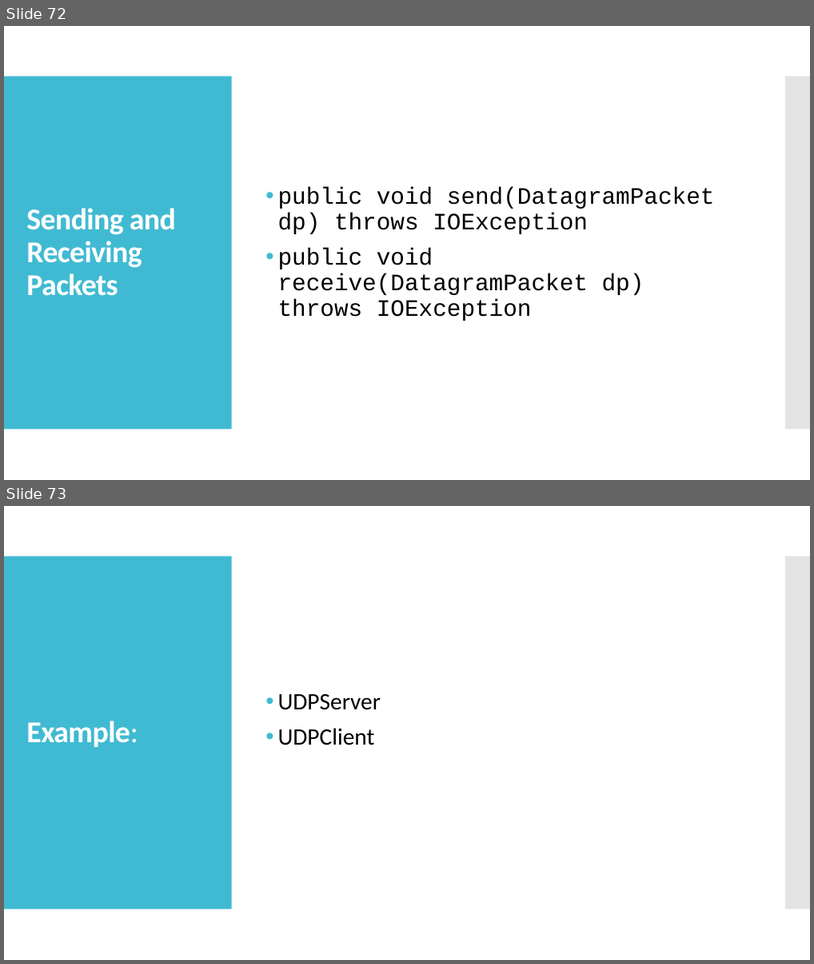
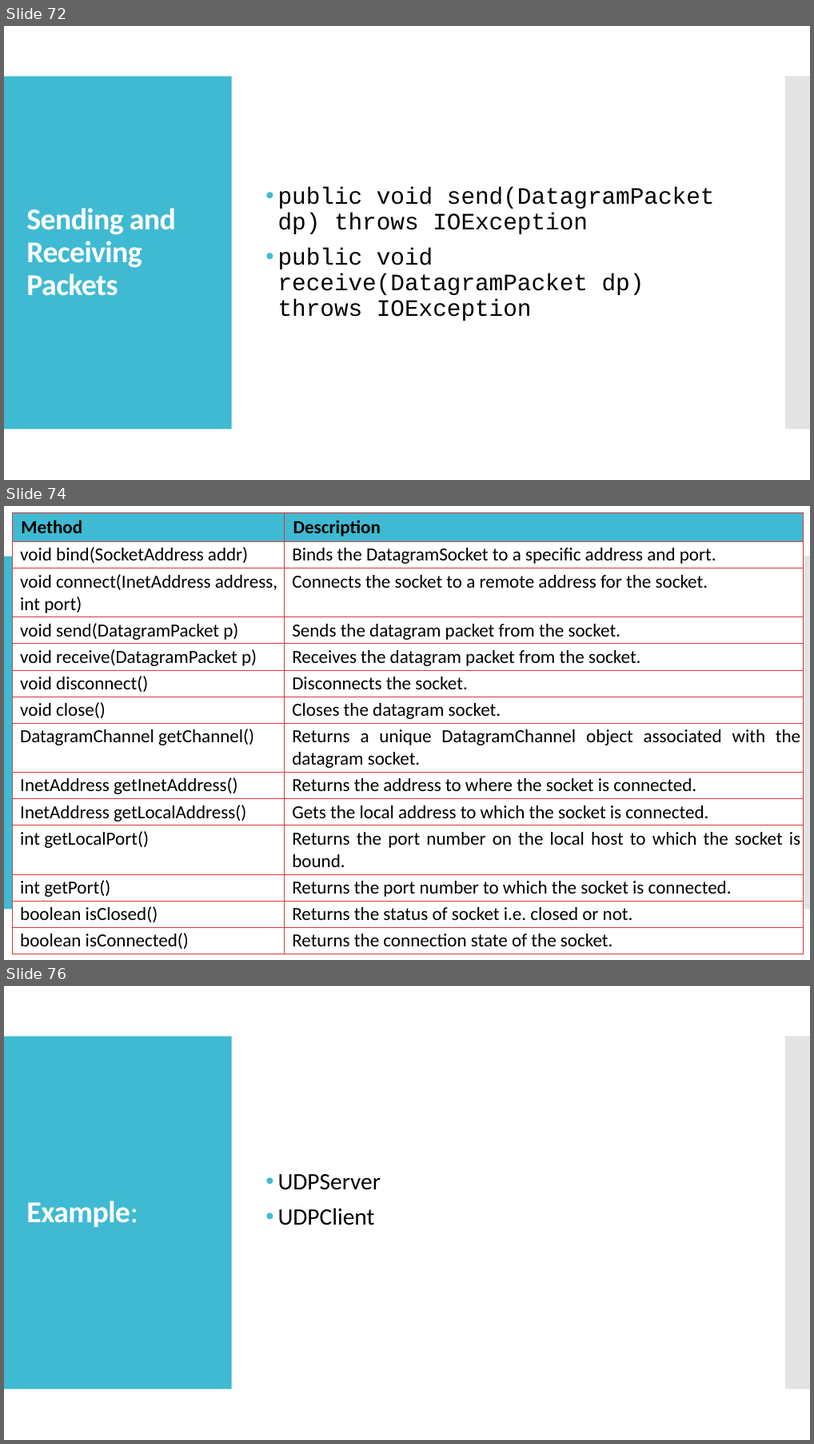
Before and after one commit to jrambasana/AJP2022-code, a slide deck: Slides/AJP - Unit 1 - Java Networking.pptx. Shown one above the other, each under a label of ours: slides 72 and 73 before the commit, slides 72, 74 and 76 after it; the slides between them are not shown. The pictures are 814x964 and 814x1444 pixels, drawn with LibreOffice and Linux fonts; fonts in the diff are those of the drawing. Boxes give left, top, right and bottom in pixels: in the first picture for what was removed or moved away, otherwise in the second. Text is boxed around its words. In the diff, an @@ line names an element or a change of style, - is before the commit and + after.

```diff
--- a/Slides/AJP - Unit 1 - Java Networking.pptx
+++ b/Slides/AJP - Unit 1 - Java Networking.pptx
@@ slide 74 added at box(4, 506, 810, 960), background #FFFFFF; not listed: 2 template elements that a slide beside it also shows @@
@@ table added at box(12, 513, 803, 952), 14 rows, 2 columns @@
+Method | Description
+void bind(SocketAddress addr) | Binds the DatagramSocket to a specific address and port.
+void connect(InetAddress address, int port) | Connects the socket to a remote address for the socket.
+void send(DatagramPacket p) | Sends the datagram packet from the socket.
+void receive(DatagramPacket p) | Receives the datagram packet from the socket.
+void disconnect() | Disconnects the socket.
+void close() | Closes the datagram socket.
+DatagramChannel getChannel() | Returns a unique DatagramChannel object associated with the datagram socket.
+InetAddress getInetAddress() | Returns the address to where the socket is connected.
+InetAddress getLocalAddress() | Gets the local address to which the socket is connected.
+int getLocalPort() | Returns the port number on the local host to which the socket is bound.
+int getPort() | Returns the port number to which the socket is connected.
+boolean isClosed() | Returns the status of socket i.e. closed or not.
+boolean isConnected() | Returns the connection state of the socket.
@@ what was slide 73 is now slide 76 @@
```
Also in this commit, not shown: 6 slides changed, 2 other slides added, 4 other files.
